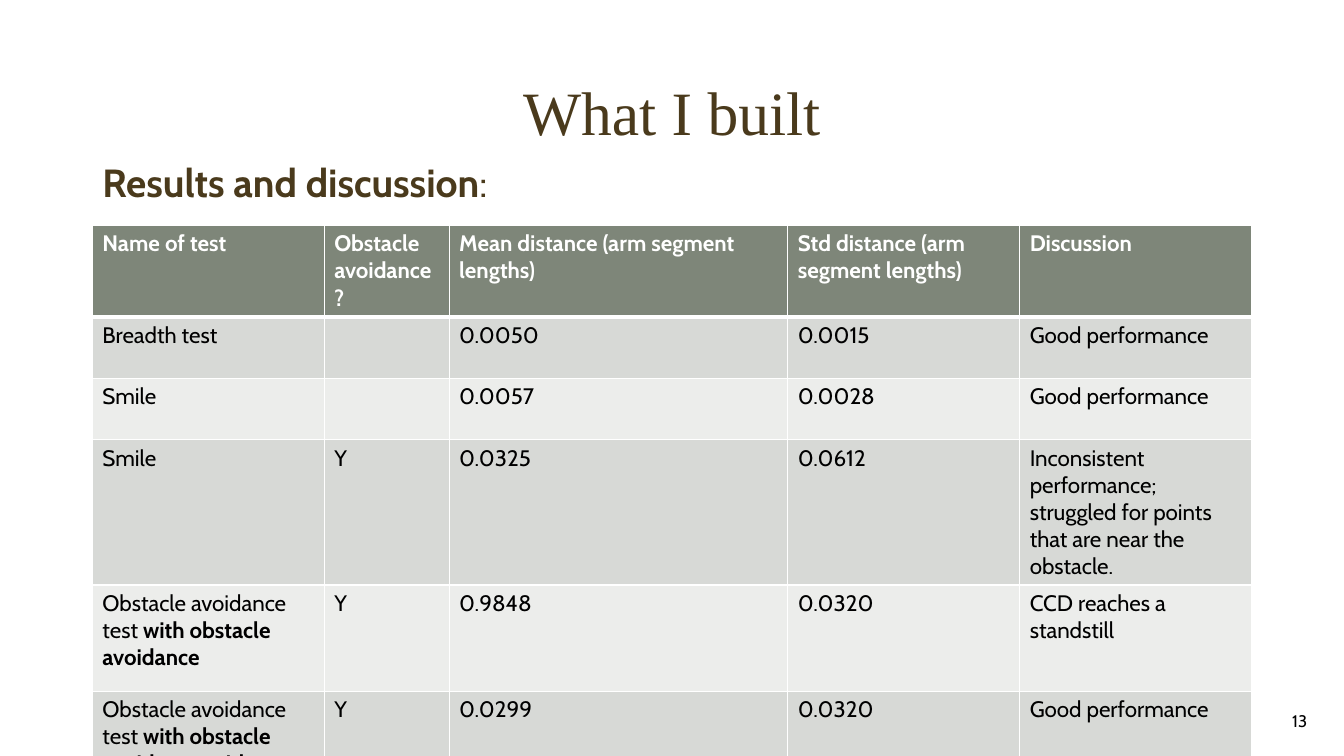
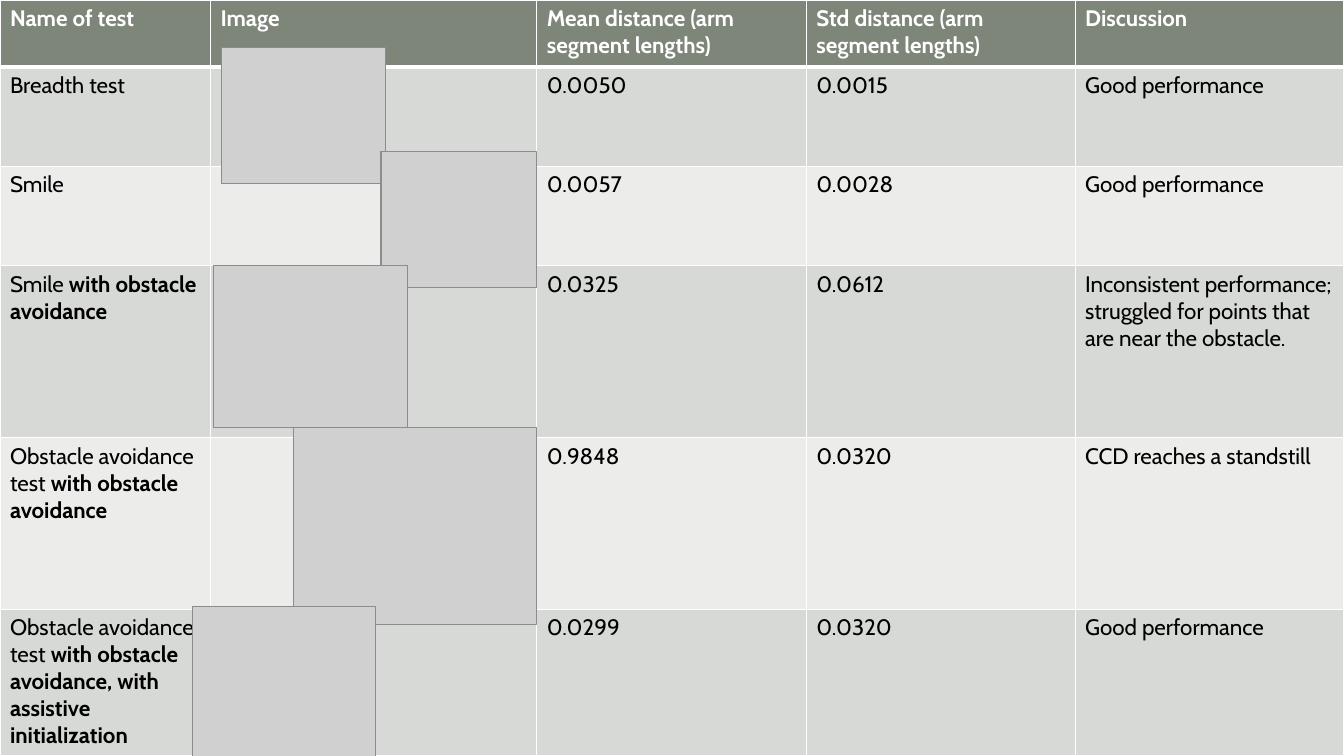
Before and after one commit to WrenMcQueary/cs_685_final_project, a slide deck: slide 13 of PRESENTATION_Wren_McQueary_Final_Project_CS_685.pptx. Drawn at 1344x756 pixels with LibreOffice and Linux fonts; fonts in the diff are those of the drawing; grey boxes stand for pictures. Boxes give left, top, right and bottom in pixels: in the first picture for what was removed or moved away, otherwise in the second. Text is boxed around its words. In the diff, an @@ line names an element or a change of style, - is before the commit and + after.

```diff
--- a/PRESENTATION_Wren_McQueary_Final_Project_CS_685.pptx
+++ b/PRESENTATION_Wren_McQueary_Final_Project_CS_685.pptx
@@ table at bbox=[0, 0, 1344, 756] @@
-row 1, column 2: Obstacle avoidance?
+row 1, column 2: Image
-row 4, column 1: Smile
+row 4, column 1: Smile with obstacle avoidance
-row 4, column 2: Y
+row 4, column 2: 
-row 5, column 2: Y
+row 5, column 2: 
-row 6, column 2: Y
+row 6, column 2: 
@@ table: place and size @@
-table at bbox=[93, 226, 1252, 754]
+table at bbox=[0, 0, 1344, 756]
@@ picture added at bbox=[222, 47, 386, 184] @@
@@ title removed at bbox=[523, 92, 821, 136] @@
-What I built
@@ text removed at bbox=[102, 167, 488, 198] @@
-Results and discussion:
@@ picture added at bbox=[381, 151, 536, 288] @@
@@ picture added at bbox=[214, 265, 408, 427] @@
@@ picture added at bbox=[293, 427, 536, 625] @@
@@ picture added at bbox=[193, 606, 376, 756] @@
@@ page number removed at bbox=[1292, 715, 1307, 728] @@
-13
```
Also in this commit, not shown: 2 other slides changed.
